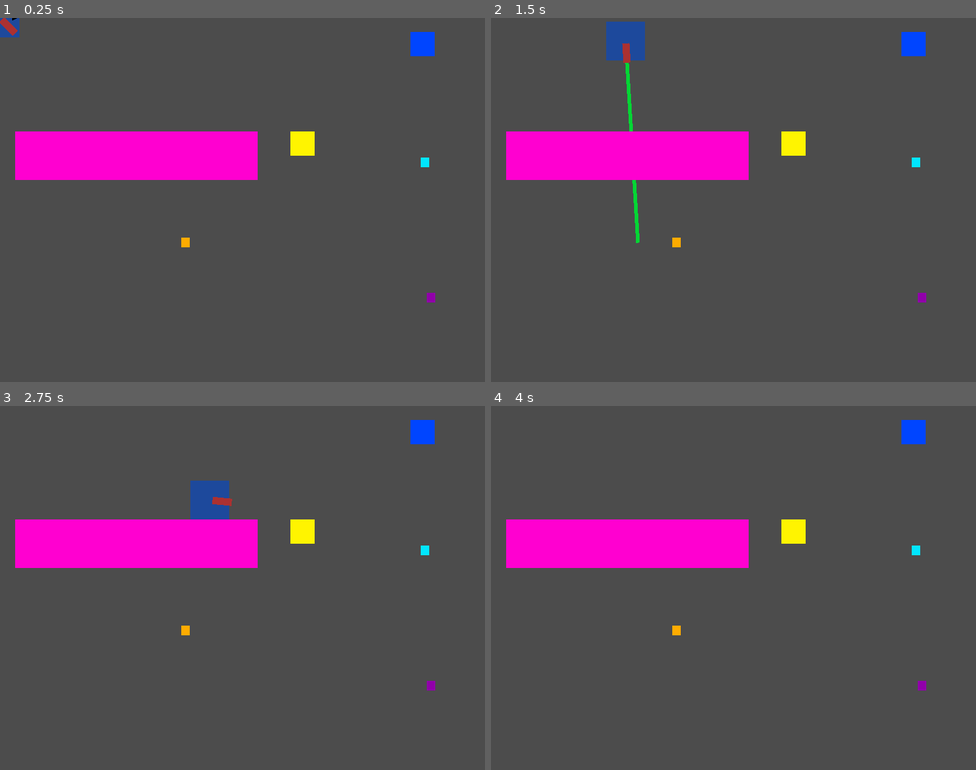
Above: before the commit, frames 1-4 (two rows, left to right).
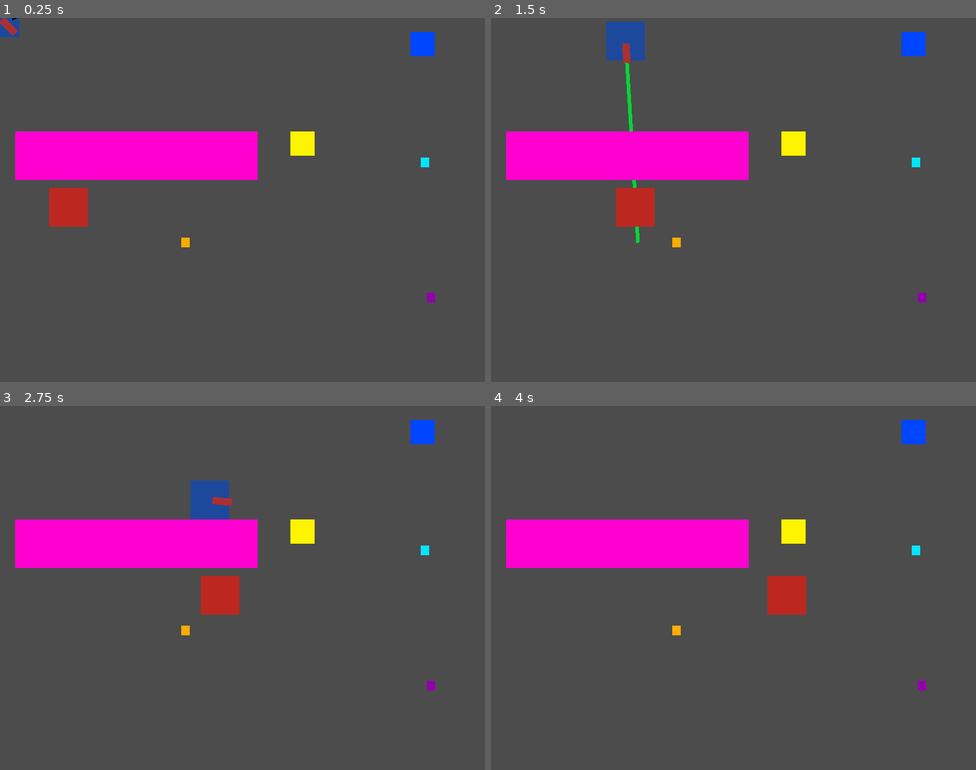
Above: after the commit, the same moments.

Repository: Hackerspace-IFUSP/Crossover_Jam_2021
Game: Godot game, scene res://Scenes/Game.tscn
Same seed, same stepped clock (60 frames per second), same inputs: the game is played once before the commit and once after it.
Inputs (mouse positions are in pixels of both pictures, inside the frame that each line leads up to):
- Up to frame 1 (0.25 s): no input
- Up to frame 2 (1.5 s): move the mouse to (840, 181) at 0.52 s; hold Right (ui_right) 0.53-1.28 s; tap Space (dash) at 0.6 s; move the mouse to (636, 218) at 1.27 s; hold Down (ui_down) from 1.28 s (still down); click (636, 218) at 1.35 s
- Up to frame 3 (2.75 s): move the mouse to (291, 507) at 2.02 s; release Down (ui_down) at 2.03 s; hold Right (ui_right) from 2.03 s (still down); tap Space (dash) at 2.1 s
- Up to frame 4 (4 s): move the mouse to (709, 660) at 2.77 s; release Right (ui_right) at 2.78 s; hold Up (ui_up) 2.78-3.53 s; click (709, 660) at 2.85 s; move the mouse to (879, 642) at 3.52 s; hold Left (ui_left) from 3.53 s (still down); tap Space (dash) at 3.6 s

The runs differ from the first frame. In frame 1, 0.9% of the frame differs, in the area x 10-19%, y 46-58%; in frame 2, 0.9%; in frame 3, 0.9%; in frame 4, 0.9%.

Commit message:
added: AI patrolling system

Diff:
--- /dev/null
+++ b/Scenes/Enemy.tscn
@@ -0,0 +1,18 @@
+[gd_scene load_steps=4 format=2]
+
+[ext_resource path="res://Temporários/Inimigo.png" type="Texture" id=1]
+[ext_resource path="res://Scripts/Enemy.gd" type="Script" id=2]
+
+[sub_resource type="RectangleShape2D" id=1]
+extents = Vector2( 32, 32 )
+
+[node name="Enemy" type="KinematicBody2D"]
+script = ExtResource( 2 )
+
+[node name="Sprite" type="Sprite" parent="."]
+position = Vector2( -9.53674e-07, 9.53674e-07 )
+scale = Vector2( 2, 2 )
+texture = ExtResource( 1 )
+
+[node name="CollisionShape2D" type="CollisionShape2D" parent="."]
+shape = SubResource( 1 )
--- a/Scenes/Game.tscn
+++ b/Scenes/Game.tscn
@@ -1,9 +1,10 @@
-[gd_scene load_steps=14 format=2]
+[gd_scene load_steps=15 format=2]
 
 [ext_resource path="res://Temporários/Laser.png" type="Texture" id=1]
 [ext_resource path="res://Temporários/Body.png" type="Texture" id=2]
 [ext_resource path="res://Scripts/Player.gd" type="Script" id=3]
 [ext_resource path="res://Temporários/point.png" type="Texture" id=4]
+[ext_resource path="res://Scenes/Enemy.tscn" type="PackedScene" id=5]
 
 [sub_resource type="RectangleShape2D" id=1]
 extents = Vector2( 31.8504, 31.8535 )
@@ -282,6 +283,10 @@
 position = Vector2( 6.72717, 7.35785 )
 shape = SubResource( 7 )
 
+[node name="Enemy" parent="." instance=ExtResource( 5 )]
+position = Vector2( 88, 312 )
+moves = [ Vector2( 500, 0 ), Vector2( 0, 200 ) ]
+
 [connection signal="timeout" from="Player/dash_timer" to="Player" method="_on_dash_timer_timeout"]
 [connection signal="timeout" from="Player/invincibility_timer" to="Player" method="_on_invincibility_timer_timeout"]
 [connection signal="body_shape_entered" from="upgrade_lake" to="upgrade_lake" method="_on_upgrade_lake_body_shape_entered"]
--- /dev/null
+++ b/Scripts/Enemy.gd
@@ -0,0 +1,53 @@
+# Classe que contém variáveis e métodos comuns a todos os inimigos
+
+extends KinematicBody2D
+class_name Enemy
+
+# Define os estados que os inimigos podem estar: parado, patrulha ou ataque
+enum State { IDLING, PATROLLING, CATCHING }
+
+export var speed: float = 100
+export var moves = []					# array de Vector2 descrevendo o deslocamento da patrulha
+
+var velocity: Vector2 = Vector2(0, 0)
+var state = State.PATROLLING			# estado
+var patrol: = [ 0, 1, Vector2() ]		# ( pontoAtual, sentido, proximaPosicao )
+
+func _ready():
+	if self.state == State.PATROLLING: self.startPatrolling()
+	pass
+
+func _physics_process(delta):
+	move(delta)
+	pass
+
+# Lógica de movimentação
+func move(delta):
+	if self.state == State.PATROLLING: patrolling(delta)
+	move_and_slide(velocity, Vector2.UP)
+	pass
+
+# Prepara entidade para começar a patrulhar
+func startPatrolling():
+	patrol[2] = position + moves[0]
+	self.state = State.PATROLLING
+	pass
+
+# Lógica de patrulhamentos		TODO: deixar mais eficiente
+func patrolling(delta):
+	if position.distance_to(patrol[2]) < delta * speed:
+		var next = patrol[0] + patrol[1]
+
+		if next == moves.size():
+			next -= 1
+			patrol[1] = -1
+		if next < 0:
+			next = 0
+			patrol[1] = 1
+
+		patrol[0] = next
+		patrol[2] = position + moves[next] * patrol[1]
+
+	velocity = position.direction_to(patrol[2]) * speed
+
+	pass
--- a/project.godot
+++ b/project.godot
@@ -7,6 +7,16 @@
 ;   param=value ; assign values to parameters
 
 config_version=4
+
+_global_script_classes=[ {
+"base": "KinematicBody2D",
+"class": "Enemy",
+"language": "GDScript",
+"path": "res://Scripts/Enemy.gd"
+} ]
+_global_script_class_icons={
+"Enemy": ""
+}
 
 [application]
 
Binary file added: Temporários/Inimigo.png
Not shown, added: Temporários/Inimigo.png.import
